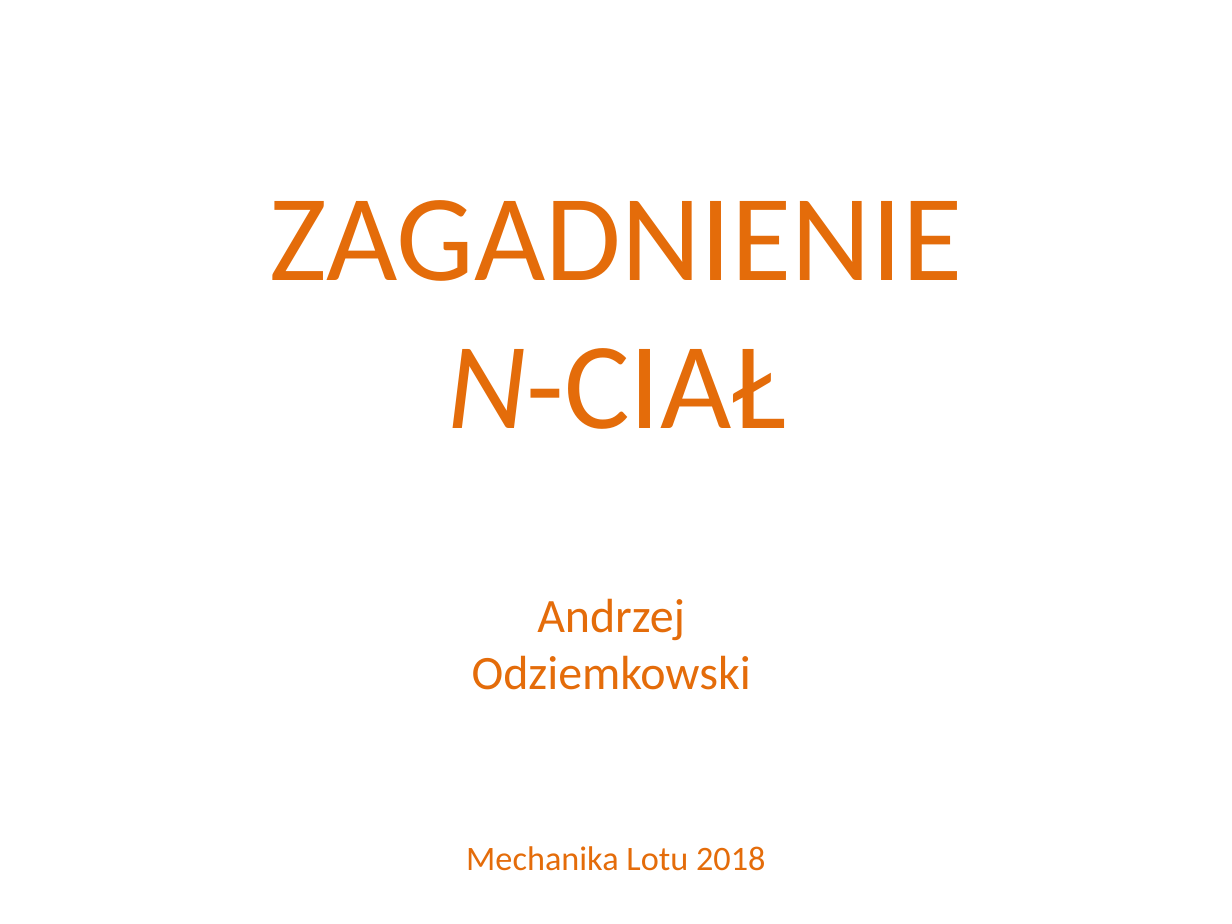
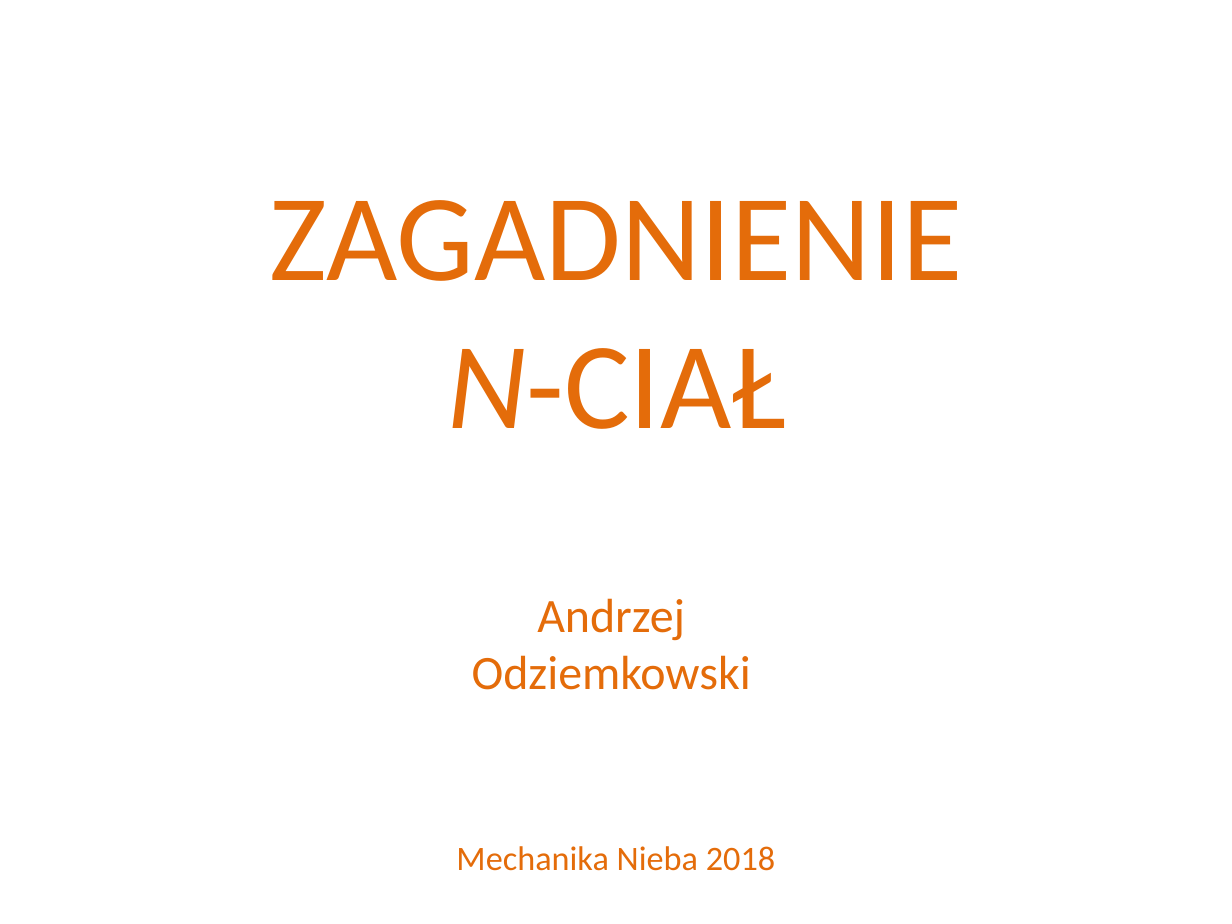
Before and after one commit to odziemkowski/Mechanika_nieba, a slide deck: slide 1 of problem_n_cial.pptx. Drawn at 1232x924 pixels with LibreOffice and Linux fonts; fonts in the diff are those of the drawing; background and template pictures are left out. Boxes give left, top, right and bottom in pixels: in the first picture for what was removed or moved away, otherwise in the second. Text is boxed around its words. In the diff, an @@ line names an element or a change of style, - is before the commit and + after.

```diff
--- a/problem_n_cial.pptx
+++ b/problem_n_cial.pptx
@@ text at (456, 846, 775, 871): text changed @@
-Mechanika Lotu 2018
+Mechanika Nieba 2018
```
